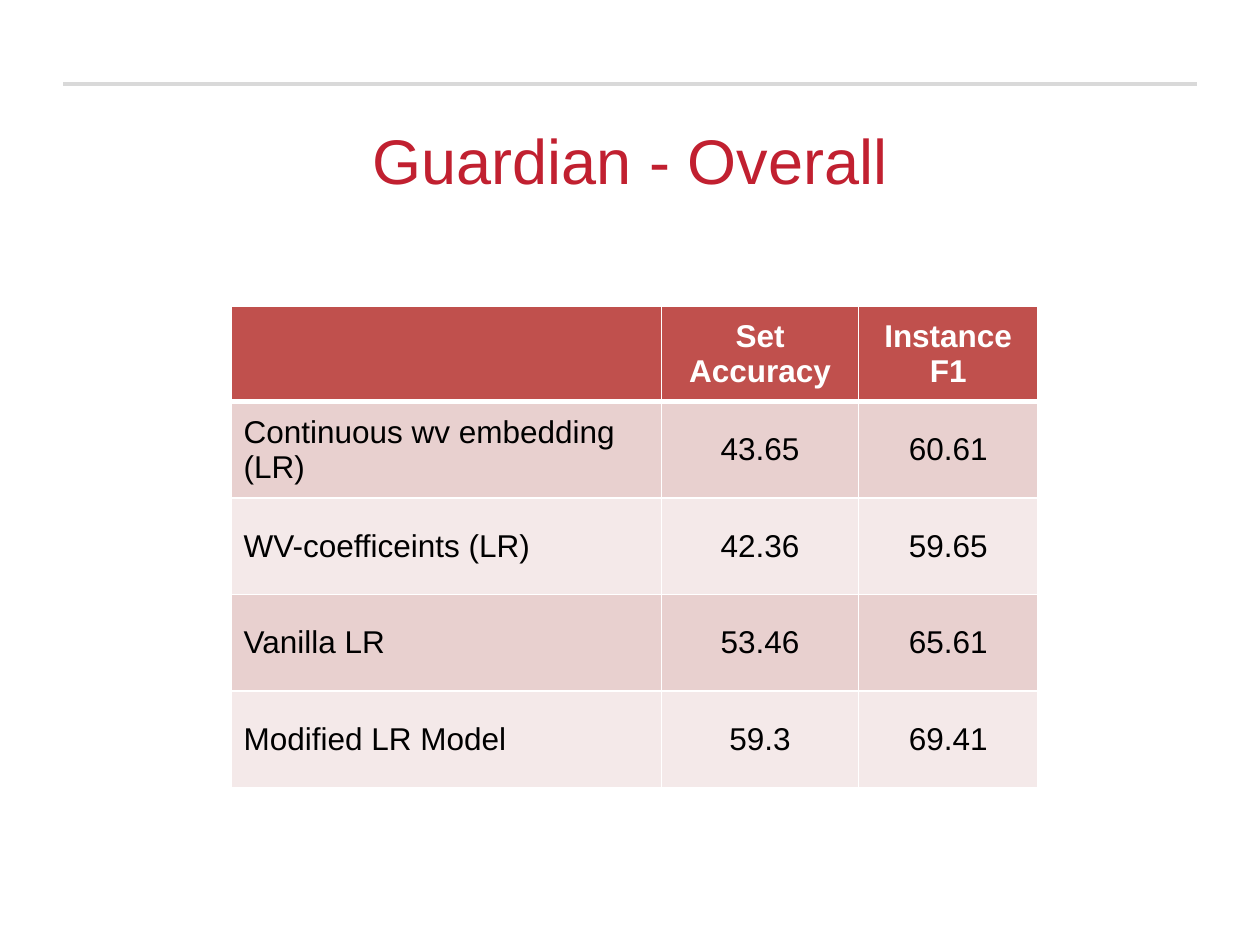
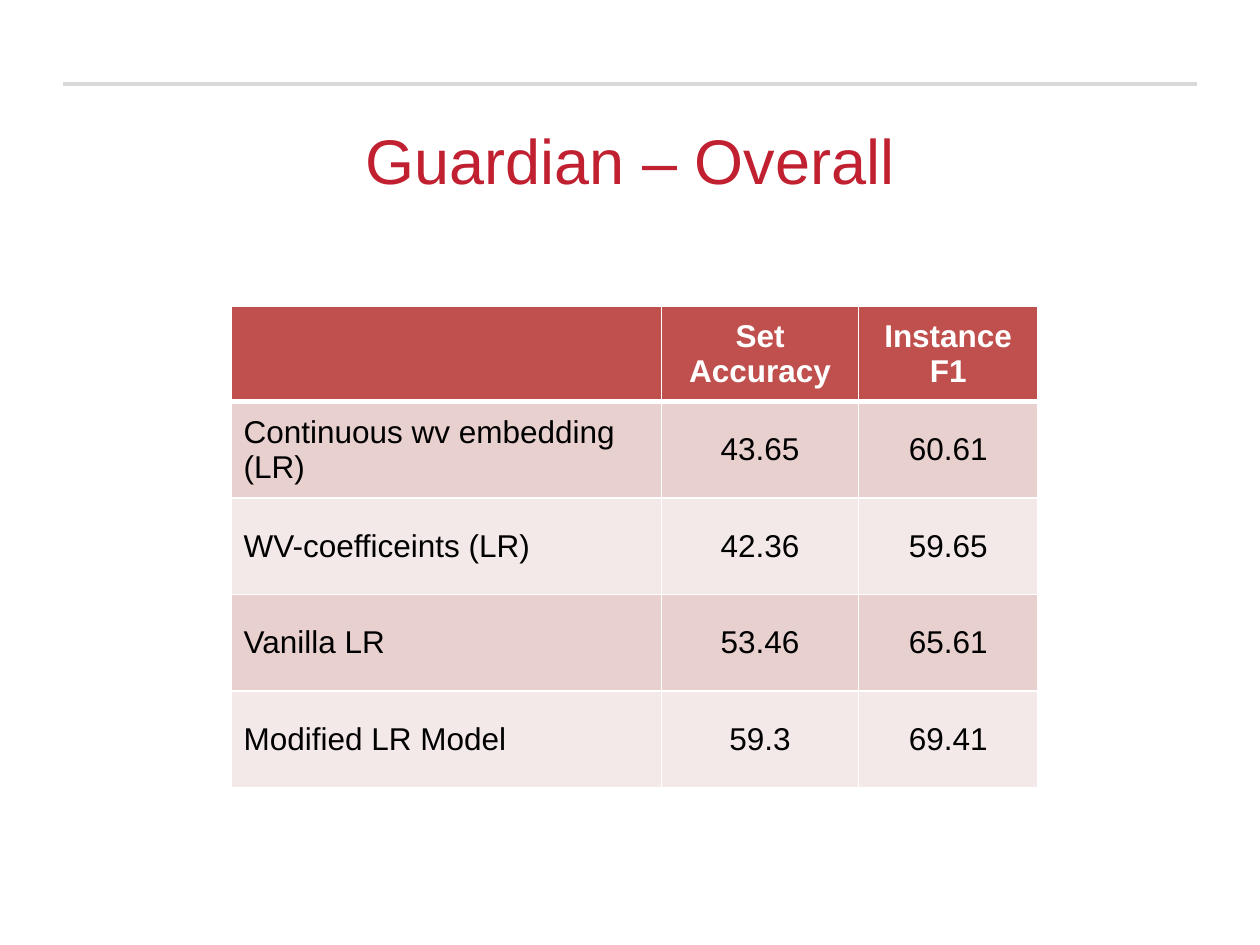
Before and after one commit to RamkishanPanthena/Thesis, a slide deck: slide 21 of defense.pptx (slide 27 before the commit). Drawn at 1260x945 pixels with LibreOffice and Linux fonts; fonts in the diff are those of the drawing; background and template pictures are left out. Boxes give left, top, right and bottom in pixels: in the first picture for what was removed or moved away, otherwise in the second. Text is boxed around its words. In the diff, an @@ line names an element or a change of style, - is before the commit and + after.

```diff
--- a/defense.pptx
+++ b/defense.pptx
@@ title at (366,138,894,185): text changed @@
-Guardian - Overall
+Guardian – Overall
```
Also in this commit, not shown: 15 other slides changed, 10 slides added, 1 slide removed.
